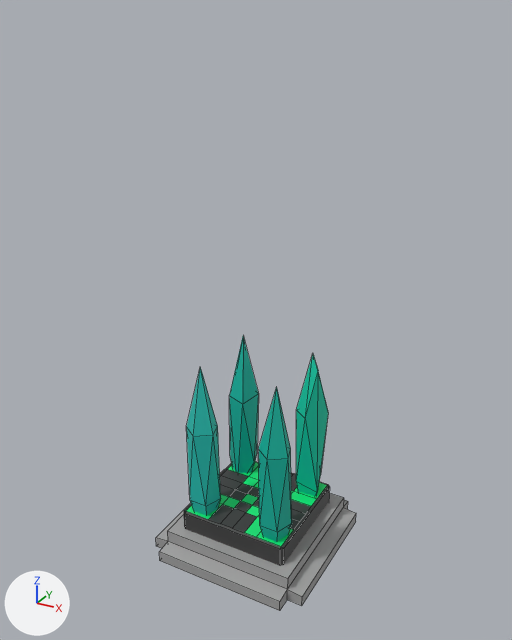
The FBX model Assets/Models/Game/MapObject/WarpGate/X_WarpGate.fbx: old version first, new version second.
The view is the same before and after, from a 50 mm camera at (1.64, -3.02, 2.43) aimed at (-0.02, 0.0, 0.92). Arrows for +X, +Y and +Z are at lower left; the lights stay in place. Mesh edges are drawn as thin lines. Where no turn or scale is listed for an object, it has been applied to the vertices.

The first picture shows 'warpgate1', 'warpgate2', 'warpgate3', 'warpgate4', 'warpgate5', 'warpgate6'.
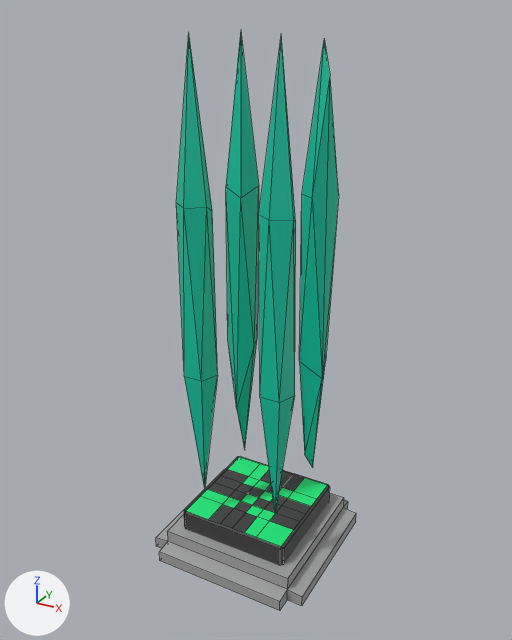
What changed in the scene script:
```text
Change ob_warpgate3:
    ob_warpgate3.location: (0.0, 0.0, 0.0) -> (0.0, 0.0, 0.942)
    ob_warpgate3.scale: (0.0001, 0.0001, 0.0001) -> (0.0001, 0.0001, 0.0002)
Change ob_warpgate5:
    ob_warpgate5.location: (0.0, 0.0, 0.0) -> (0.0, 0.0, 0.942)
    ob_warpgate5.scale: (0.0001, 0.0001, 0.0001) -> (0.0001, 0.0001, 0.0002)
Change ob_warpgate6:
    ob_warpgate6.location: (0.0, 0.0, 0.0) -> (0.0, 0.0, 0.942)
    ob_warpgate6.scale: (0.0001, 0.0001, 0.0001) -> (0.0001, 0.0001, 0.0002)
Change ob_warpgate4:
    ob_warpgate4.location: (0.0, 0.0, 0.0) -> (0.0, 0.0, 0.942)
    ob_warpgate4.scale: (0.0001, 0.0001, 0.0001) -> (0.0001, 0.0001, 0.0002)
```

What differs and where, as boxes (x1, y1, x2, y2) in the pictures (512 x 640 px):
'warpgate5', moved, rescaled
    before: (258, 387, 292, 542)
    after: (259, 35, 296, 513)
'warpgate4', moved, rescaled
    before: (186, 366, 221, 515)
    after: (176, 34, 218, 490)
'warpgate3', moved, rescaled
    before: (296, 355, 328, 496)
    after: (299, 40, 339, 468)
'warpgate6', moved, rescaled
    before: (229, 336, 259, 473)
    after: (226, 30, 259, 449)
